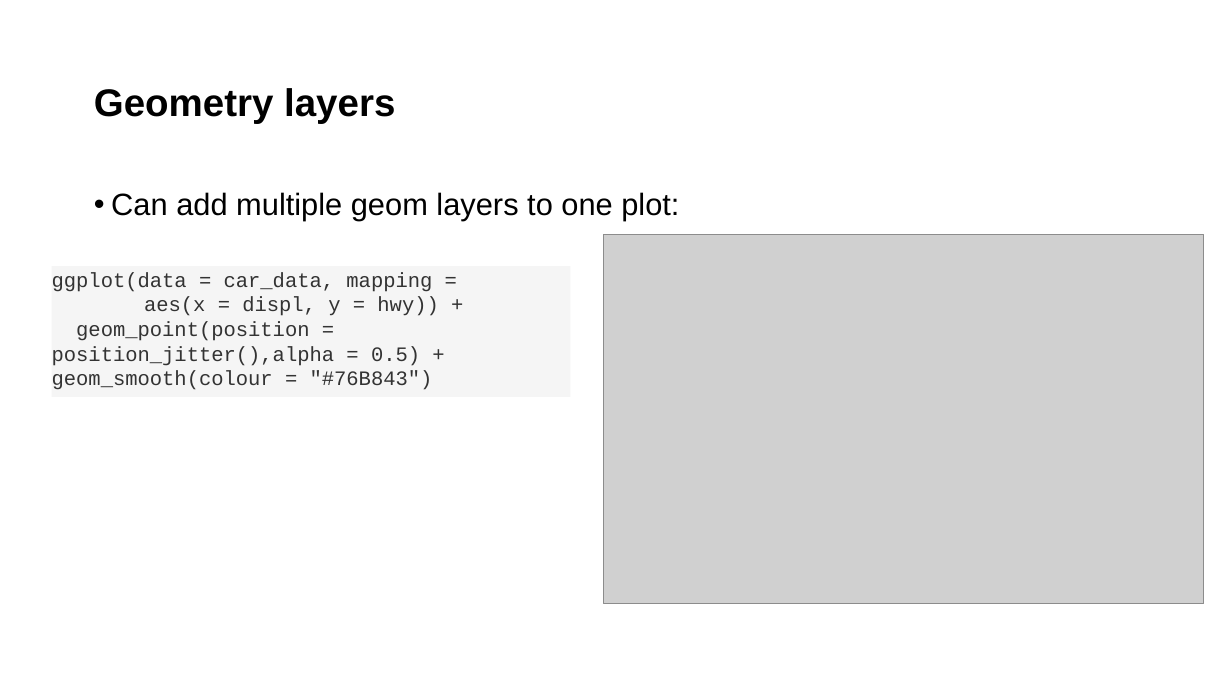
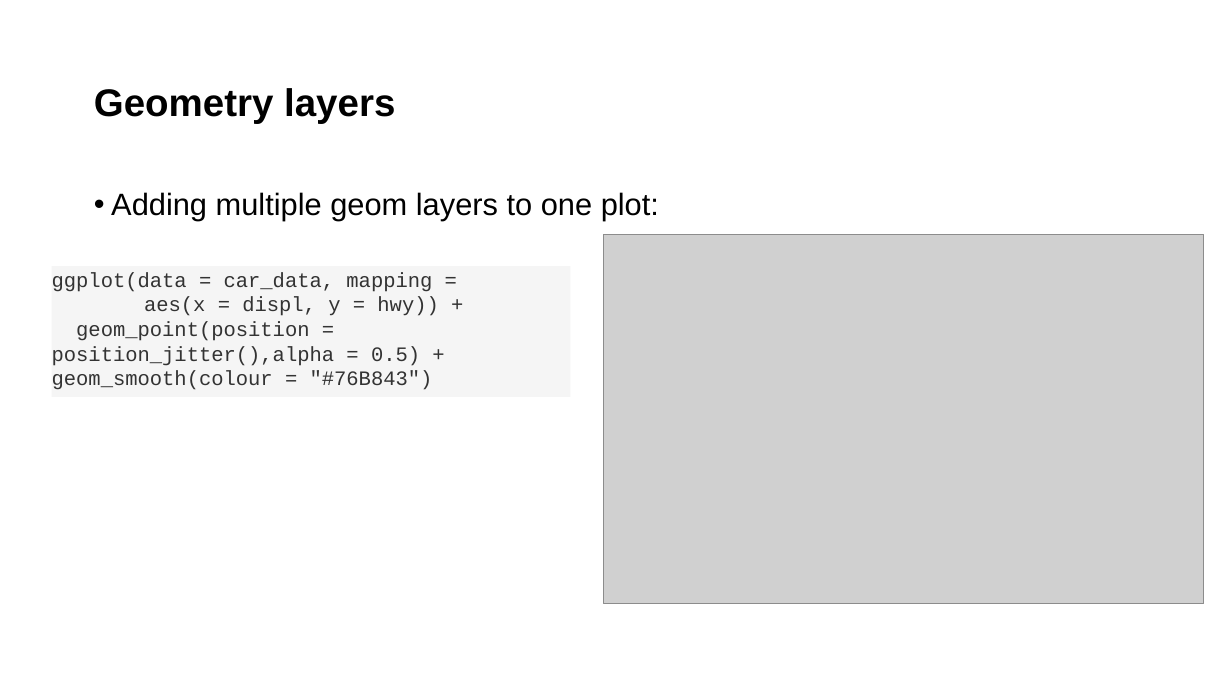
Before and after one commit to Public-Health-Scotland/ATI-ggplot-training, a slide deck: slide 12 of Introduction to ggplot.pptx (slide 13 before the commit). Drawn at 1232x693 pixels with LibreOffice and Linux fonts; fonts in the diff are those of the drawing; grey boxes stand for pictures; background and template pictures are left out. Boxes give left, top, right and bottom in pixels: in the first picture for what was removed or moved away, otherwise in the second. Text is boxed around its words. In the diff, an @@ line names an element or a change of style, - is before the commit and + after.

```diff
--- a/Introduction to ggplot.pptx
+++ b/Introduction to ggplot.pptx
@@ text at [111, 192, 659, 221]: text changed @@
-• Can add multiple geom layers to one plot:
+• Adding multiple geom layers to one plot:
```
Also in this commit, not shown: 1 other slide changed, 2 slides added, 1 slide removed, 1 other file.
